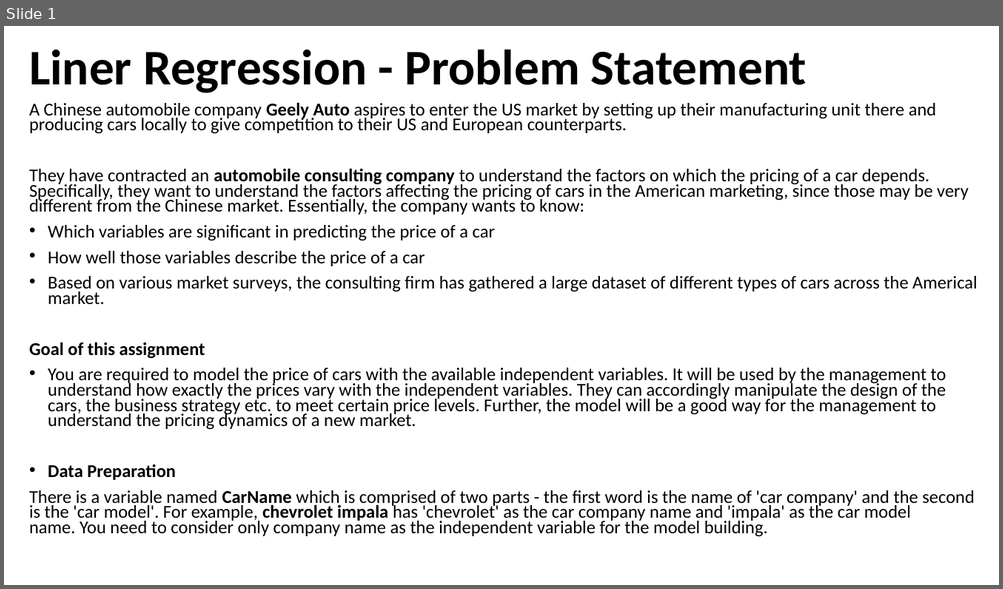
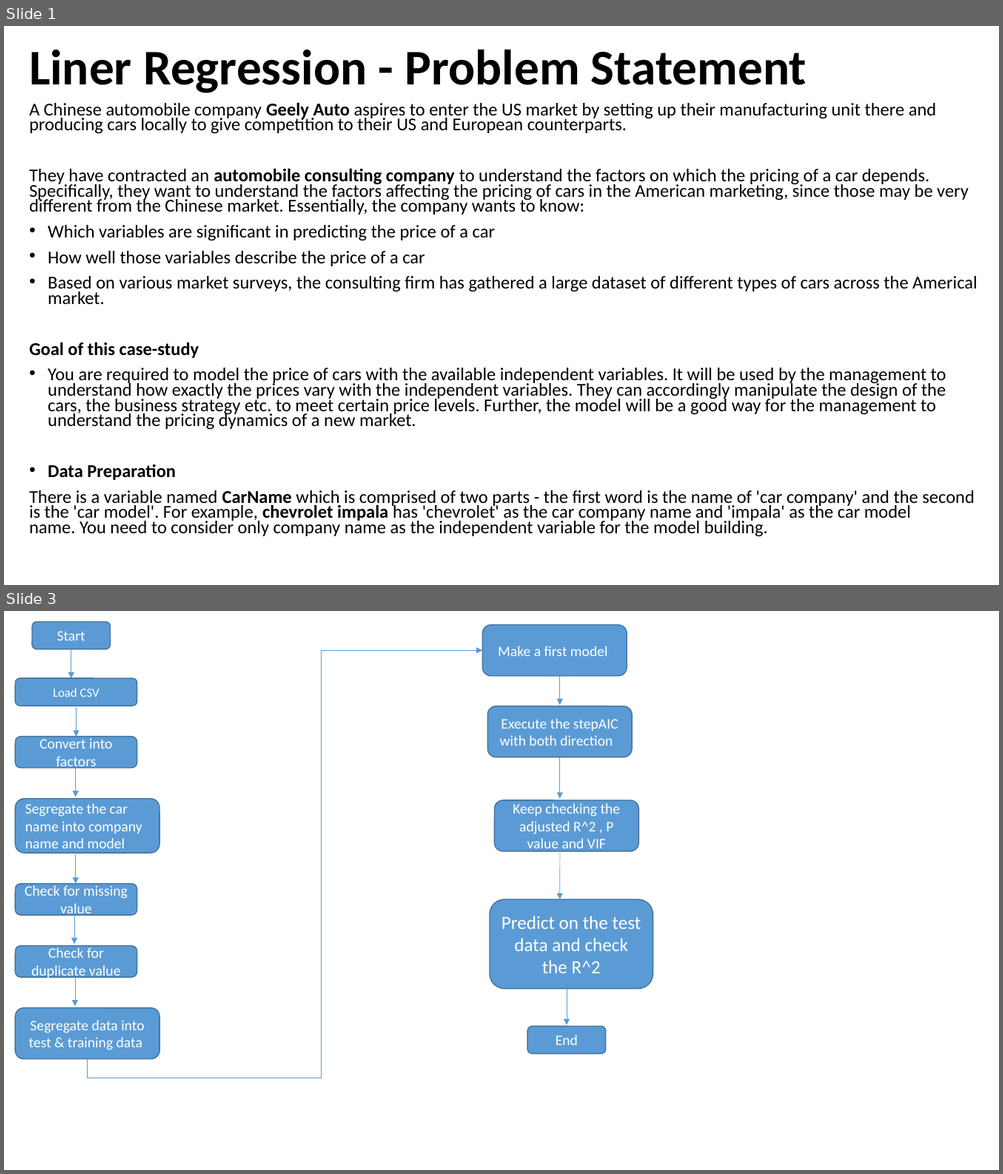
Before and after one commit to Sid1706/machinelearning, a slide deck: liner-regression/business scenario/linerRegression.pptx. Shown one above the other, each under a label of ours: slide 1 before the commit, slides 1 and 3 after it; the slides between them are not shown. The pictures are 1003x589 and 1003x1174 pixels, drawn with LibreOffice and Linux fonts; fonts in the diff are those of the drawing. Boxes give left, top, right and bottom in pixels: in the first picture for what was removed or moved away, otherwise in the second. Text is boxed around its words. In the diff, an @@ line names an element or a change of style, - is before the commit and + after.

```diff
--- a/liner-regression/business scenario/linerRegression.pptx
+++ b/liner-regression/business scenario/linerRegression.pptx
@@ slide 3 added at [4, 611, 999, 1170], background #FFFFFF @@
@@ rounded rectangle added at [32, 621, 111, 649], fill #5B9BD5, outline #43739E 1 pt, 14 pt, text #FFFFFF @@
+Start
@@ rounded rectangle added at [482, 625, 626, 676], fill #5B9BD5, outline #43739E 1 pt, 14 pt, text #FFFFFF @@
+Make a first model
@@ arrow added from (71, 649) to (71, 678), #5B9BD5 0.5 pt @@
@@ elbow arrow added from (88, 1059) to (482, 650), #5B9BD5 0.5 pt @@
@@ arrow added from (560, 676) to (560, 705), #5B9BD5 0.5 pt @@
@@ rounded rectangle added at [15, 678, 136, 706], fill #5B9BD5, outline #43739E 1 pt, 12 pt, text #FFFFFF @@
+Load CSV
@@ arrow added from (77, 707) to (77, 736), #5B9BD5 0.5 pt @@
@@ rounded rectangle added at [487, 706, 632, 758], fill #5B9BD5, outline #43739E 1 pt, 14 pt, text #FFFFFF @@
+Execute the stepAIC with both direction
@@ rounded rectangle added at [15, 736, 136, 768], fill #5B9BD5, outline #43739E 1 pt, 14 pt, text #FFFFFF @@
+Convert into factors
@@ arrow added from (560, 758) to (560, 799), #5B9BD5 0.5 pt @@
@@ arrow added from (76, 768) to (76, 797), #5B9BD5 0.5 pt @@
@@ rounded rectangle added at [15, 799, 159, 854], fill #5B9BD5, outline #43739E 1 pt, 14 pt, text #FFFFFF @@
+Segregate the car name into company name and model
@@ rounded rectangle added at [494, 800, 638, 851], fill #5B9BD5, outline #43739E 1 pt, 14 pt, text #FFFFFF @@
+Keep checking the adjusted R^2 , P value and VIF
@@ arrow added from (560, 854) to (560, 900), #5B9BD5 0.5 pt @@
@@ arrow added from (76, 855) to (76, 884), #5B9BD5 0.5 pt @@
@@ rounded rectangle added at [15, 884, 136, 915], fill #5B9BD5, outline #43739E 1 pt, 14 pt, text #FFFFFF @@
+Check for missing value
@@ arrow added from (74, 915) to (74, 945), #5B9BD5 0.5 pt @@
@@ rounded rectangle added at [489, 900, 653, 989], fill #5B9BD5, outline #43739E 1 pt, 18 pt, text #FFFFFF @@
+Predict on the test data and check the R^2
@@ rounded rectangle added at [15, 946, 136, 977], fill #5B9BD5, outline #43739E 1 pt, 14 pt, text #FFFFFF @@
+Check for duplicate value
@@ arrow added from (75, 977) to (75, 1006), #5B9BD5 0.5 pt @@
@@ rounded rectangle added at [15, 1008, 159, 1059], fill #5B9BD5, outline #43739E 1 pt, 14 pt, text #FFFFFF @@
+Segregate data into test & training data
@@ arrow added from (566, 989) to (566, 1026), #5B9BD5 0.5 pt @@
@@ rounded rectangle added at [528, 1027, 606, 1054], fill #5B9BD5, outline #43739E 1 pt, 14 pt, text #FFFFFF @@
+End
@@ slide 1 changed as well @@
@@ text at [29, 342, 199, 358]: text changed @@
-Goal of this assignment
+Goal of this case-study
```
Also in this commit, not shown: 1 other file.
